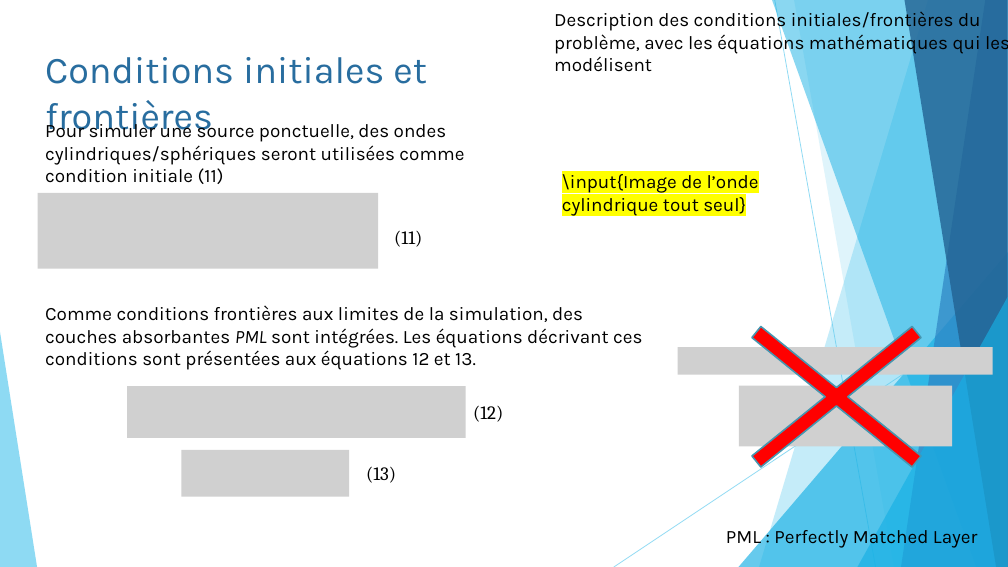
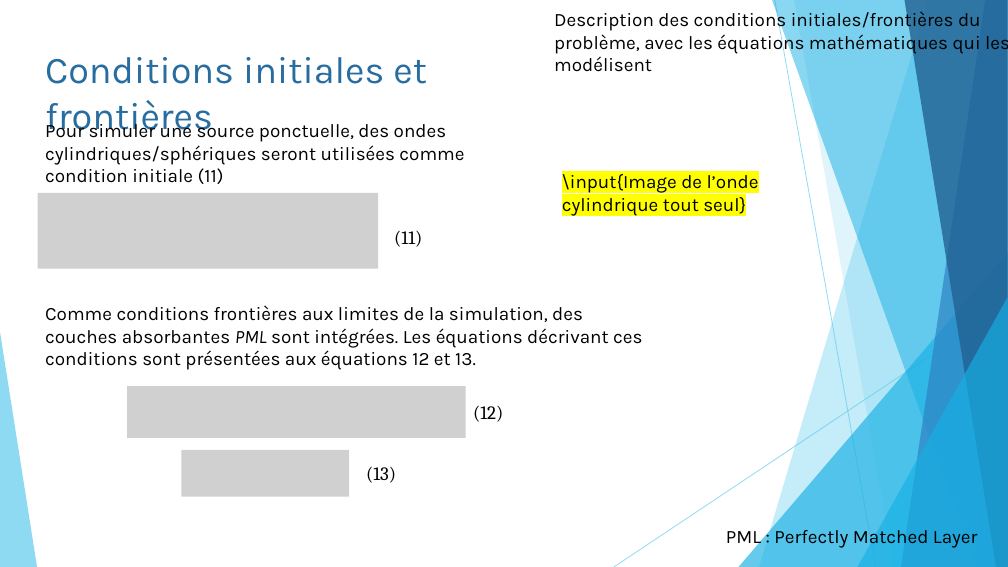
Before and after one commit to pierreluc-plt/ProjetSimulation, a slide deck: slide 7 of Oral/Présentation_Eq11.pptx (slide 6 before the commit). Drawn at 1008x567 pixels with LibreOffice and Linux fonts; fonts in the diff are those of the drawing; grey boxes stand for pictures. Boxes give left, top, right and bottom in pixels: in the first picture for what was removed or moved away, otherwise in the second. Text is boxed around its words. In the diff, an @@ line names an element or a change of style, - is before the commit and + after.

```diff
--- a/Oral/Présentation_Eq11.pptx
+++ b/Oral/Présentation_Eq11.pptx
@@ cross removed at bbox=[683, 272, 991, 522] @@
@@ picture removed at bbox=[678, 347, 994, 375] @@
@@ picture removed at bbox=[739, 386, 952, 446] @@
```
Also in this commit, not shown: 8 other slides changed, 1 slide added.
